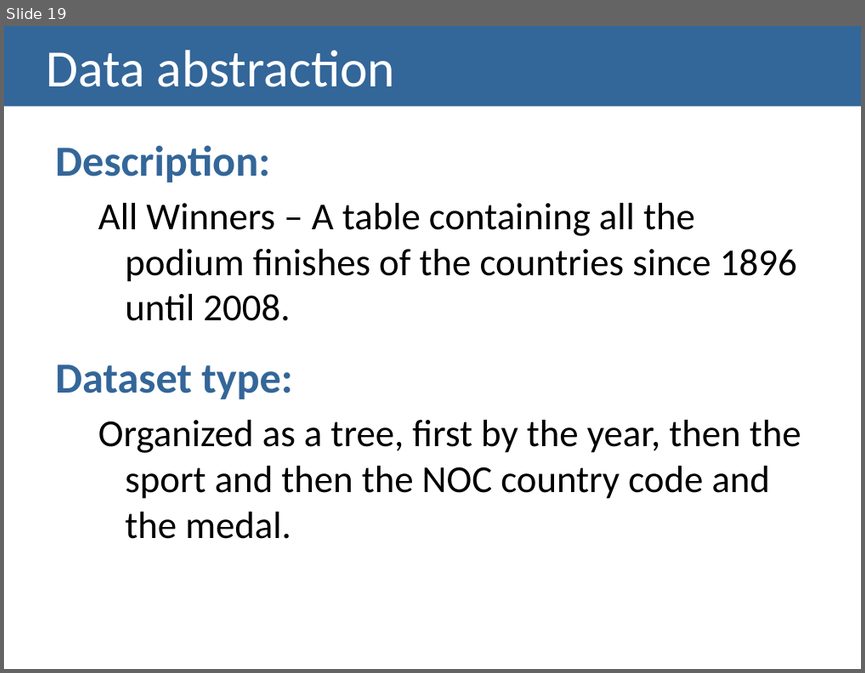
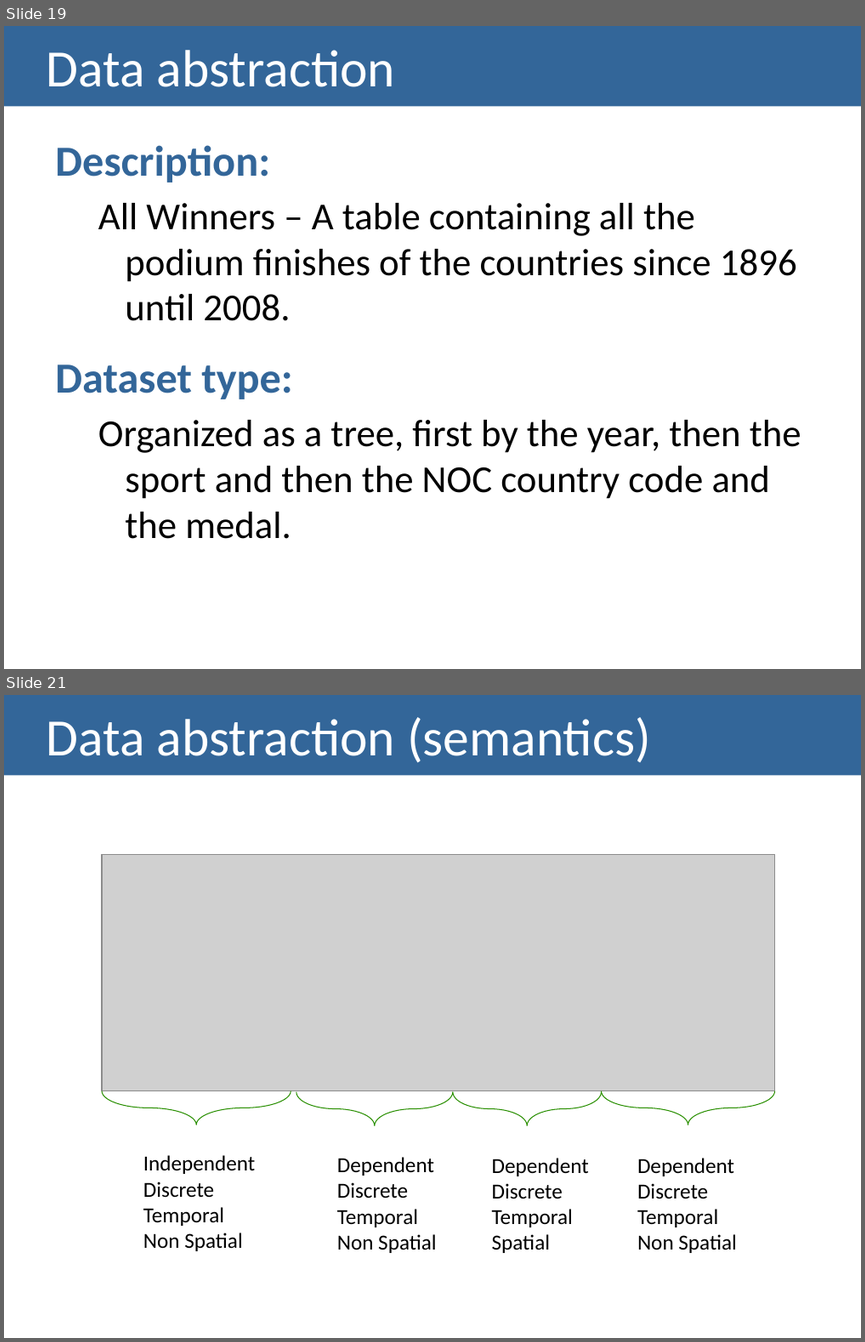
Before and after one commit to carboned4/V_I_2015_1, a slide deck: checkpoint2/G01A - Checkpoint2 Presentation.pptx. Shown one above the other, each under a label of ours: slide 19 before the commit, slides 19 and 21 after it; the slides between them are not shown. The pictures are 865x673 and 865x1342 pixels, drawn with LibreOffice and Linux fonts; fonts in the diff are those of the drawing; grey boxes stand for pictures. Boxes give left, top, right and bottom in pixels: in the first picture for what was removed or moved away, otherwise in the second. Text is boxed around its words. In the diff, an @@ line names an element or a change of style, - is before the commit and + after.

```diff
--- a/checkpoint2/G01A - Checkpoint2 Presentation.pptx
+++ b/checkpoint2/G01A - Checkpoint2 Presentation.pptx
@@ slide 21 added at (x1=4, y1=695, x2=861, y2=1338), background #FFFFFF @@
@@ title added at (x1=4, y1=695, x2=861, y2=776), fill #336699, 44 pt, text #FFFFFF @@
+Data abstraction (semantics)
@@ picture added at (x1=102, y1=854, x2=774, y2=1091) @@
@@ right brace added at (x1=102, y1=1090, x2=290, y2=1124), outline #299000 0.75 pt @@
@@ right brace added at (x1=296, y1=1092, x2=453, y2=1125), outline #299000 0.75 pt @@
@@ right brace added at (x1=453, y1=1092, x2=602, y2=1125), outline #299000 0.75 pt @@
@@ right brace added at (x1=601, y1=1091, x2=774, y2=1124), outline #299000 0.75 pt @@
@@ text added at (x1=143, y1=1155, x2=255, y2=1251), 18 pt, text #000000 @@
+Independent
+Discrete
+Temporal
+Non Spatial
@@ text added at (x1=337, y1=1157, x2=436, y2=1253), 18 pt, text #000000 @@
+Dependent
+Discrete
+Temporal
+Non Spatial
@@ text added at (x1=492, y1=1157, x2=589, y2=1253), 18 pt, text #000000 @@
+Dependent
+Discrete
+Temporal
+Spatial
@@ text added at (x1=637, y1=1157, x2=736, y2=1253), 18 pt, text #000000 @@
+Dependent
+Discrete
+Temporal
+Non Spatial
```
Also in this commit, not shown: 1 slide changed, 12 other slides added, 1 slide removed.
